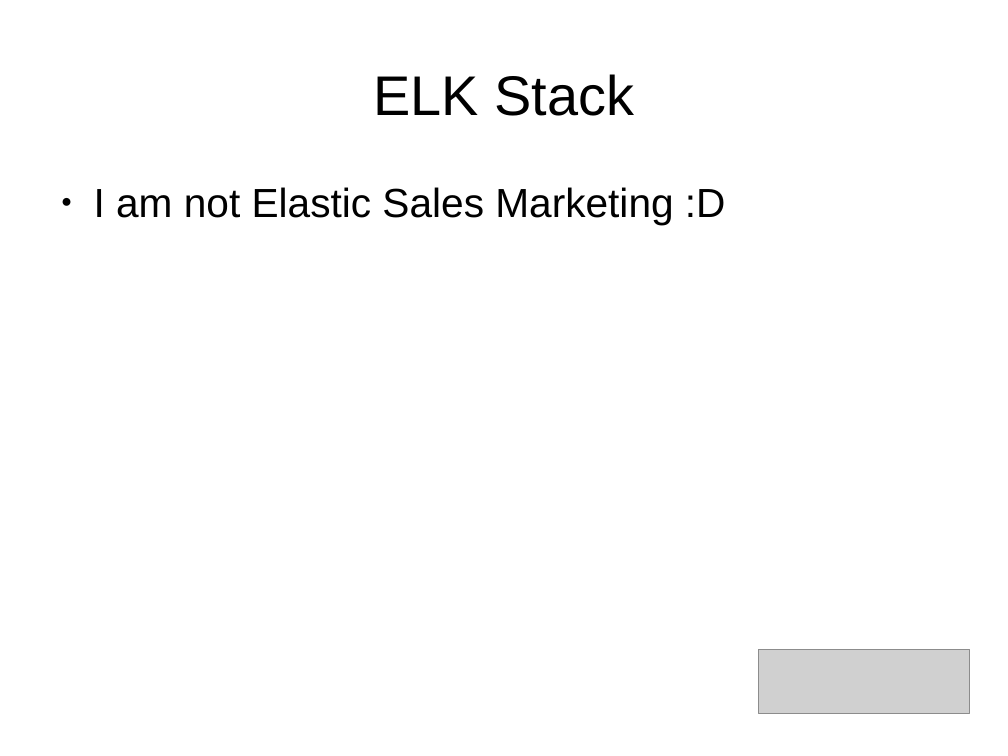
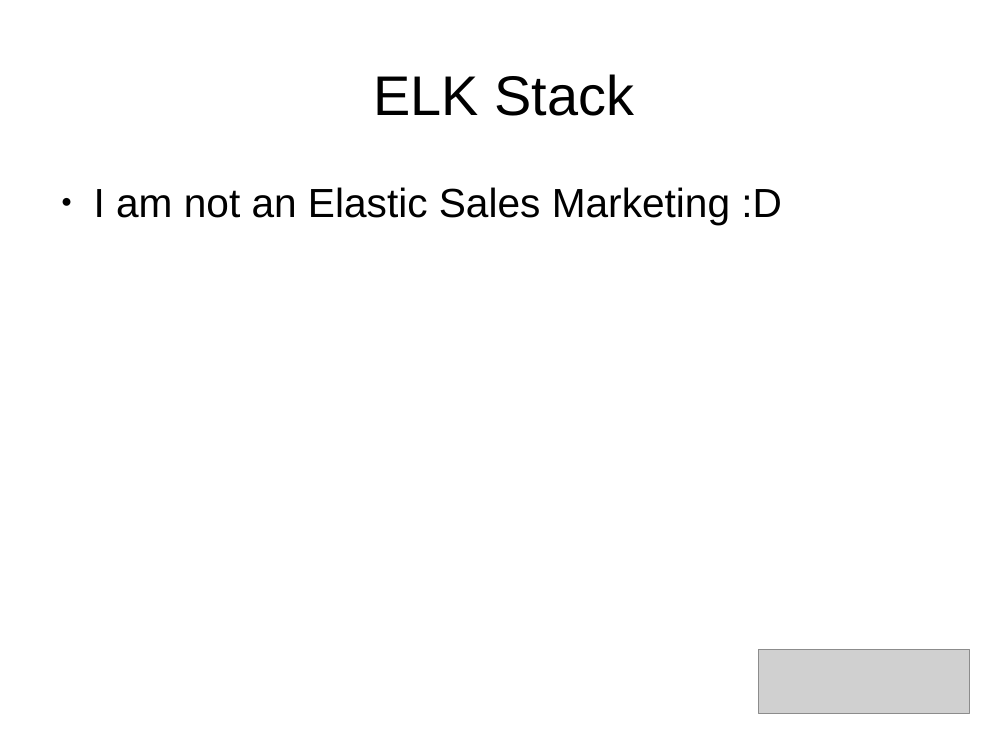
Before and after one commit to tuanpembual/FUDCon, a slide deck: slide 5 of FUDCon_APAC_2016_ESTU.odp. Drawn at 1008x756 pixels with LibreOffice and Linux fonts; fonts in the diff are those of the drawing; grey boxes stand for pictures. Boxes give left, top, right and bottom in pixels: in the first picture for what was removed or moved away, otherwise in the second. Text is boxed around its words. In the diff, an @@ line names an element or a change of style, - is before the commit and + after.

```diff
--- a/FUDCon_APAC_2016_ESTU.odp
+++ b/FUDCon_APAC_2016_ESTU.odp
@@ text at (94, 187, 782, 225): text changed @@
-● I am not Elastic Sales Marketing :D
+● I am not an Elastic Sales Marketing :D
```
Also in this commit, not shown: 4 other slides changed, 4 other files.
